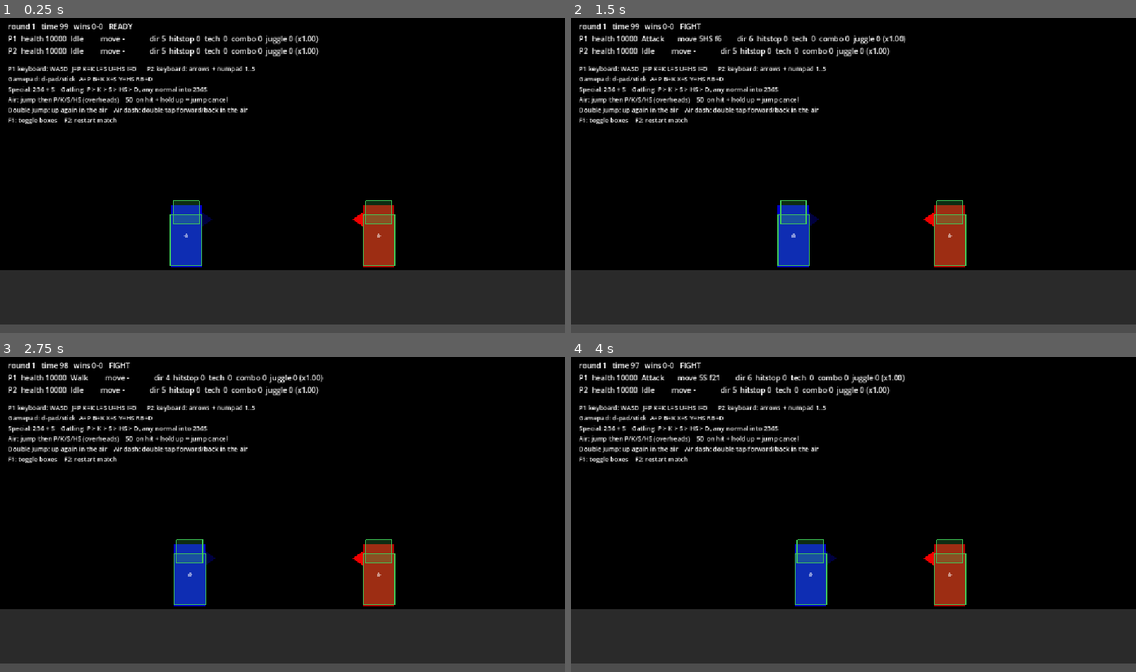
Above: before the commit, frames 1-4 (two rows, left to right).
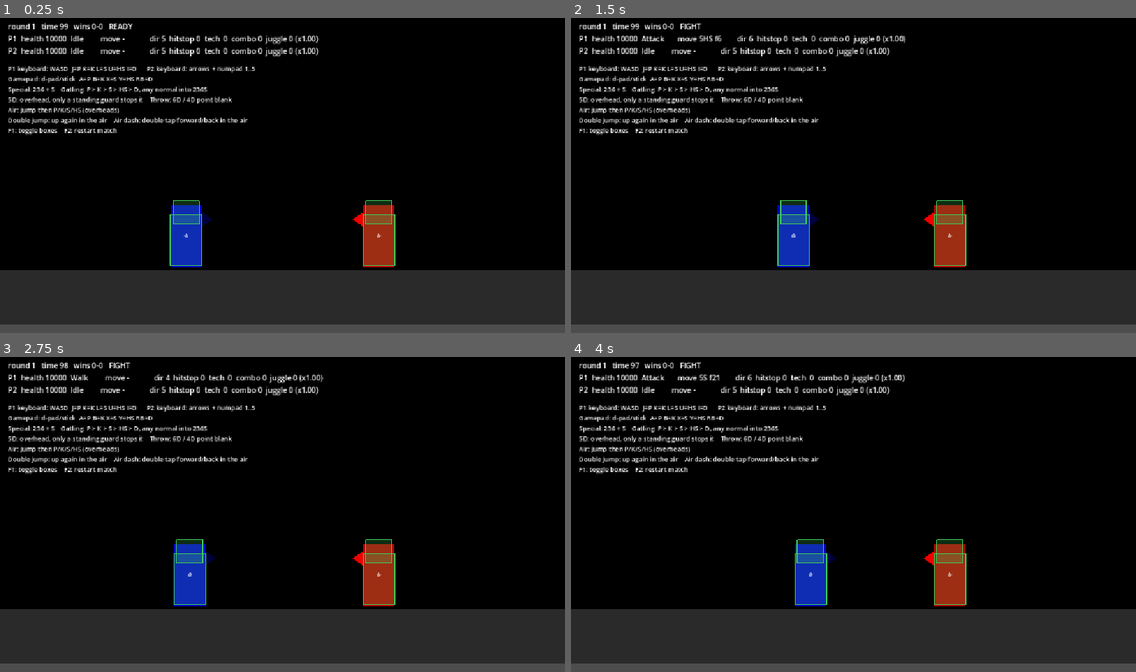
Above: after the commit, the same moments.

Repository: vitorrenansd/fightcore-godot
Game: Godot game, scene res://content/battle/training.tscn
Same seed, same stepped clock (60 frames per second), same inputs: the game is played once before the commit and once after it.
Inputs:
- Up to frame 1 (0.25 s): no input
- Up to frame 2 (1.5 s): tap Enter at 0.5 s; hold D (p1_right) from 0.53 s (still down); tap I (p1_d) at 0.6 s; tap W (p1_up) at 0.77 s; tap U (p1_hs) at 1.35 s
- Up to frame 3 (2.75 s): tap W (p1_up) at 1.52 s; tap Space at 2 s; release D (p1_right) at 2.03 s; hold A (p1_left) from 2.03 s (still down); tap K (p1_k) at 2.1 s
- Up to frame 4 (4 s): release A (p1_left) at 2.78 s; hold D (p1_right) from 2.78 s (still down); tap J (p1_p) at 2.85 s; tap W (p1_up) at 3.02, 3.77 s; tap L (p1_s) at 3.6 s

The runs differ from the first frame. In frame 1, 1.6% of the frame differs, in the area x 1-44%, y 24-38%; in frame 2, 1.6%; in frame 3, 1.6%; in frame 4, 1.6%.

Commit message:
fix(content): drop the jump cancel from the training help and add the throw

Diff:
--- a/content/battle/training.tscn
+++ b/content/battle/training.tscn
@@ -48,11 +48,12 @@
 offset_left = 16.0
 offset_top = 100.0
 offset_right = 900.0
-offset_bottom = 156.0
+offset_bottom = 172.0
 theme_override_font_sizes/font_size = 13
 text = "P1 keyboard: WASD  J=P K=K L=S U=HS I=D      P2 keyboard: arrows + numpad 1..5
 Gamepad: d-pad/stick  A=P B=K X=S Y=HS RB=D
 Special: 236 + S    Gatling: P > K > S > HS > D, any normal into 236S
-Air: jump then P/K/S/HS (overheads)    5D on hit + hold up = jump cancel
+5D: overhead, only a standing guard stops it    Throw: 6D / 4D point blank
+Air: jump then P/K/S/HS (overheads)
 Double jump: up again in the air    Air dash: double tap forward/back in the air
 F1: toggle boxes    F2: restart match"
